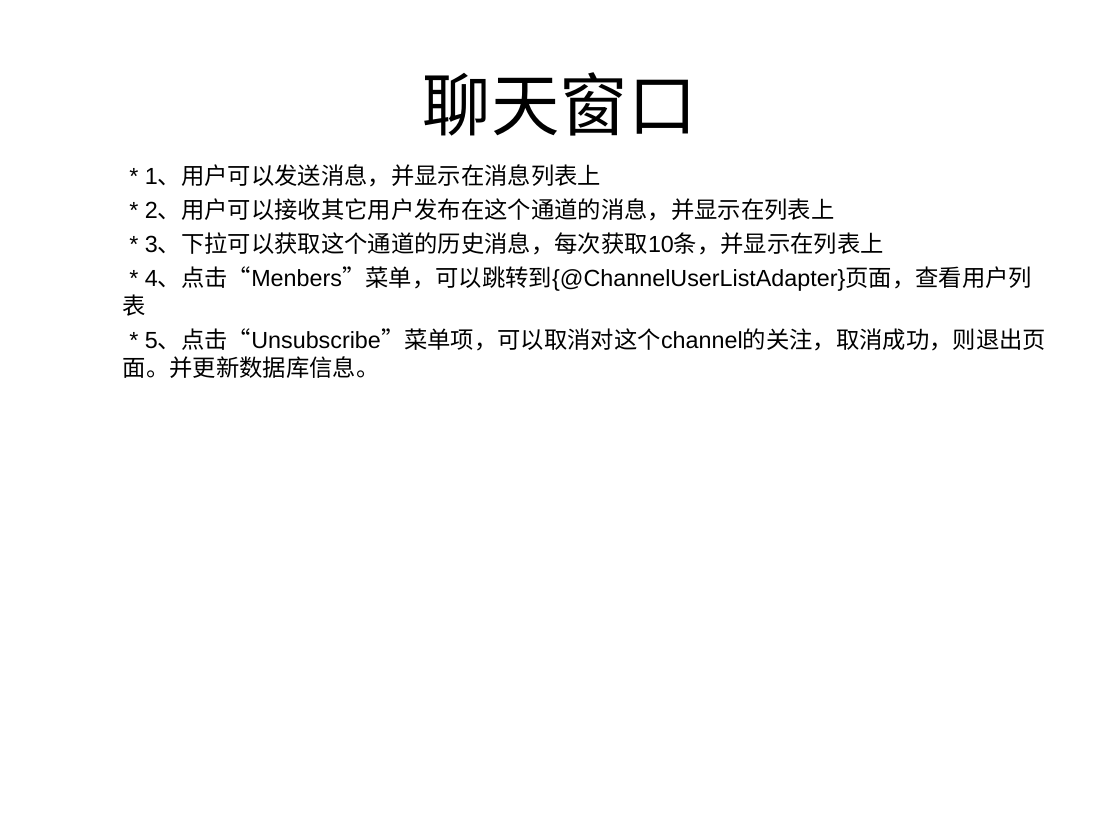
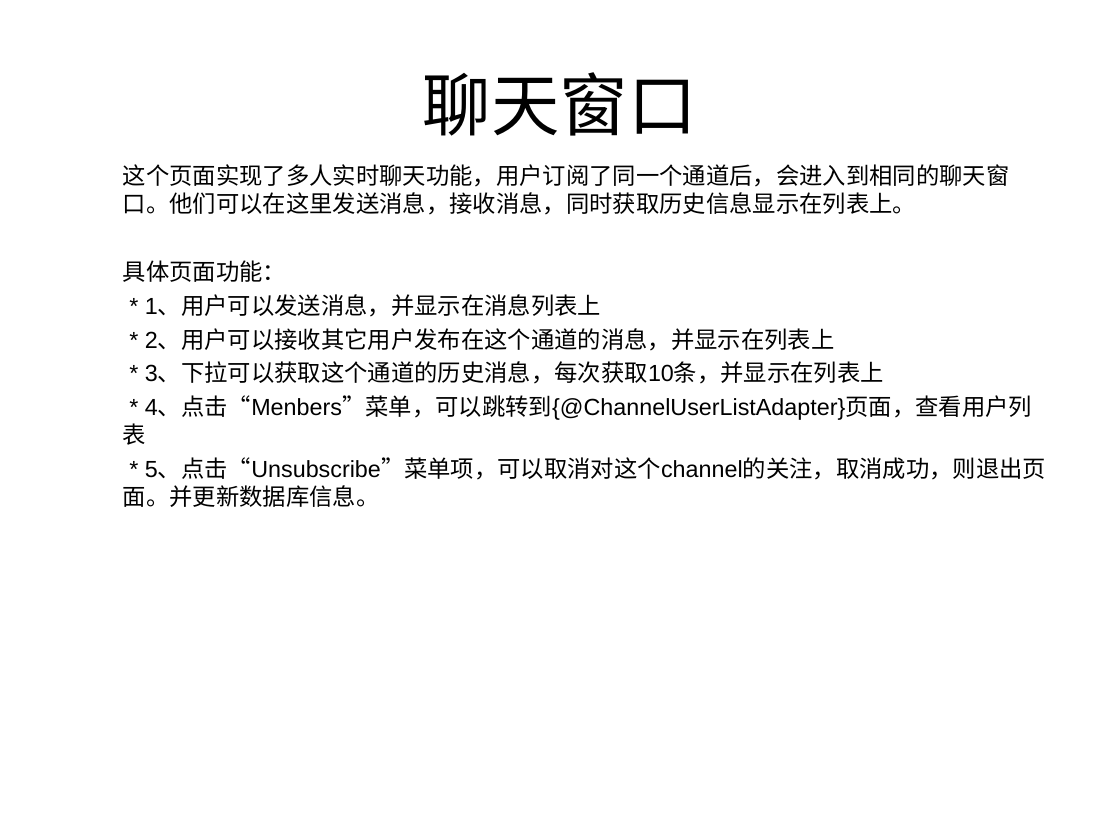
Before and after one commit to leizhiheng/PubNubTutorialDemo, a slide deck: slide 8 of PubNub Demo 模型描述.ppt (slide 6 before the commit). Drawn at 1120x840 pixels with LibreOffice and Linux fonts; fonts in the diff are those of the drawing. Boxes give left, top, right and bottom in pixels: in the first picture for what was removed or moved away, otherwise in the second. Text is boxed around its words. In the diff, an @@ line names an element or a change of style, - is before the commit and + after.

```diff
--- a/PubNub Demo 模型描述.ppt
+++ b/PubNub Demo 模型描述.ppt
@@ text at (123, 164, 1010, 282): paragraphs added @@
+  这个页面实现了多人实时聊天功能，用户订阅了同一个通道后，会进入到相同的聊天窗口。他们可以在这里发送消息，接收消息，同时获取历史信息显示在列表上。
+  具体页面功能：
```
Also in this commit, not shown: 2 slides added, 46 other files.
